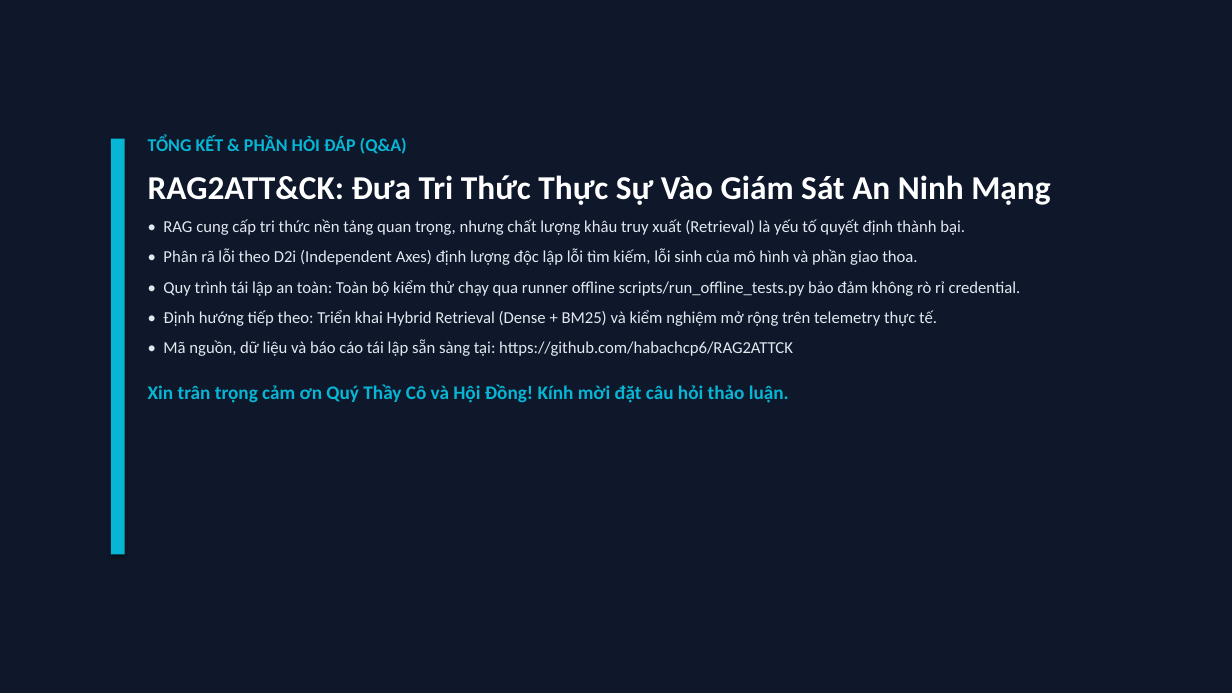
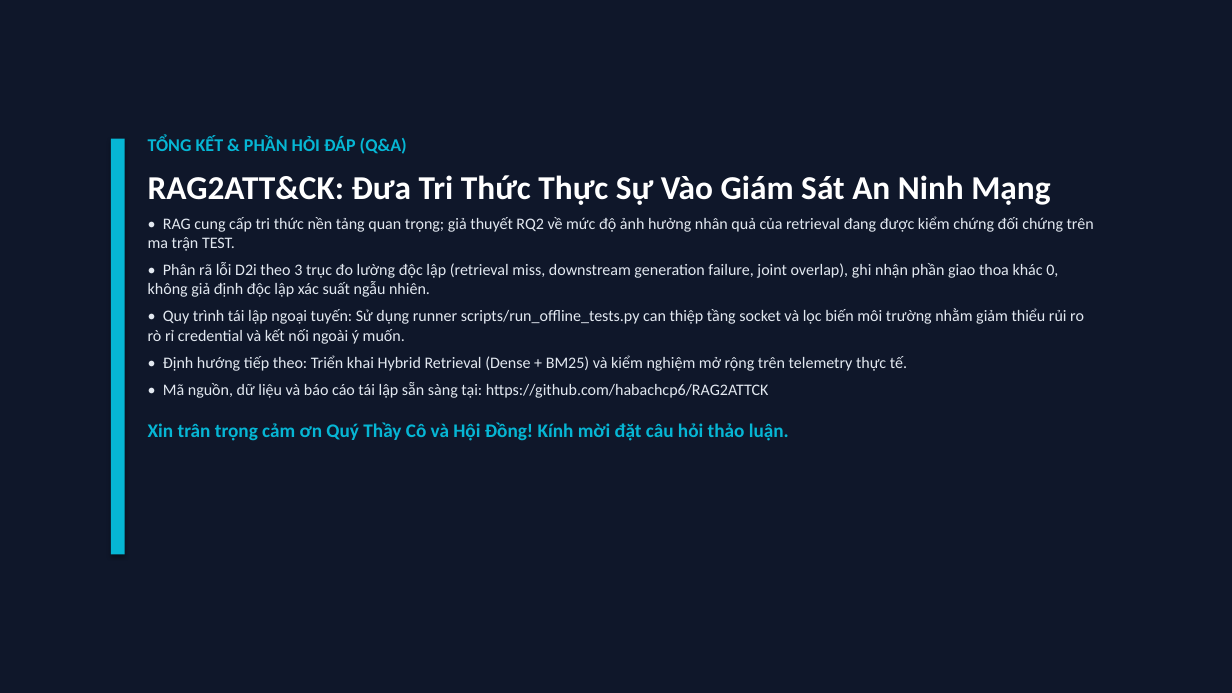
Before and after one commit to habachcp6/RAG2ATTCK, a slide deck: slide 12 of docs/presentation/slides.pptx. Drawn at 1232x693 pixels with LibreOffice and Linux fonts; fonts in the diff are those of the drawing. Boxes give left, top, right and bottom in pixels: in the first picture for what was removed or moved away, otherwise in the second. Text is boxed around its words. In the diff, an @@ line names an element or a change of style, - is before the commit and + after.

```diff
--- a/docs/presentation/slides.pptx
+++ b/docs/presentation/slides.pptx
@@ text at box(148, 216, 1094, 344): text changed; size 13 to 12.5 pt @@
-• RAG cung cấp tri thức nền tảng quan trọng, nhưng chất lượng khâu truy xuất (Retrieval) là yếu tố quyết định thành bại.
-• Phân rã lỗi theo D2i (Independent Axes) định lượng độc lập lỗi tìm kiếm, lỗi sinh của mô hình và phần giao thoa.
-• Quy trình tái lập an toàn: Toàn bộ kiểm thử chạy qua runner offline scripts/run_offline_tests.py bảo đảm không rò rỉ credential.
+• RAG cung cấp tri thức nền tảng quan trọng; giả thuyết RQ2 về mức độ ảnh hưởng nhân quả của retrieval đang được kiểm chứng đối chứng trên ma trận TEST.
+• Phân rã lỗi D2i theo 3 trục đo lường độc lập (retrieval miss, downstream generation failure, joint overlap), ghi nhận phần giao thoa khác 0, không giả định độc lập xác suất ngẫu nhiên.
+• Quy trình tái lập ngoại tuyến: Sử dụng runner scripts/run_offline_tests.py can thiệp tầng socket và lọc biến môi trường nhằm giảm thiểu rủi ro rò rỉ credential và kết nối ngoài ý muốn.
@@ text at box(148, 355, 907, 441): size 13 to 12.5 pt in "• Định hướng tiếp theo: Triển khai ...", "• Mã nguồn, dữ liệu và báo ..."; less space between paragraphs @@
```
Also in this commit, not shown: 8 other slides changed, 7 other files.
